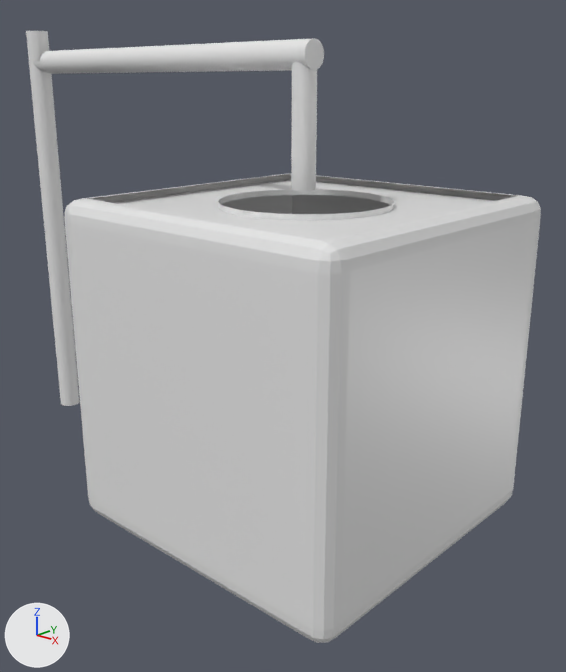
An edit to the Blender file schéma_RecuH2O.blend, drawn before and after from the same camera.
Rendered twice from a 50 mm lens placed at (3.95, -2.42, 2.63), pointed at (0.62, 1.25, 1.04). Lighting does not change. The marker at lower left points along +X, +Y and +Z.
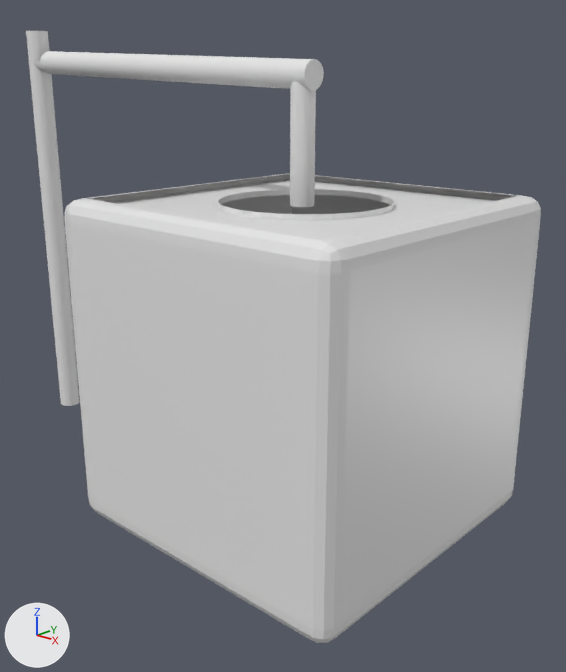
Scene script edits in JSON lines:
```json
{"op": "set", "path": "ob_cylinder_002.location", "old": "(-0.346, 1.0, 2.779)", "new": "(-0.346, 1.0, 2.73)"}
{"op": "set", "path": "ob_cylinder_002.rotation_euler", "old": "(0.0, 1.571, 0.0)", "new": "(0.0, 1.61, 0.0)", "note": "degrees (0, 90, 0) -> degrees (0, 92, 0)"}
{"op": "set", "path": "ob_cylinder_003.location", "old": "(1.0, 0.999, 2.405)", "new": "(0.991, 0.999, 2.315)"}
```

Location of each change, (x1, y1, x2, y2) in pixels of the pictures (566 x 672 px):
```json
{"object": "Cylinder.002", "change": "moved, turned", "before": [40, 38, 324, 74], "after": [40, 51, 324, 90]}
{"object": "Cylinder.003", "change": "moved", "before": [291, 62, 317, 191], "after": [290, 81, 316, 207]}
```
